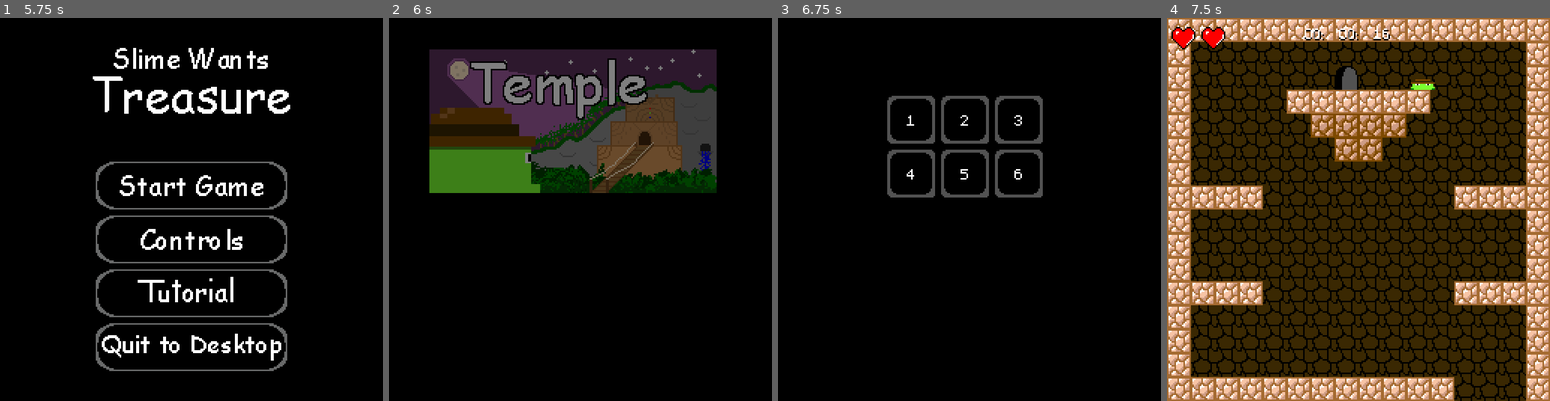
Above: before the commit, frames 1-4 (left to right).
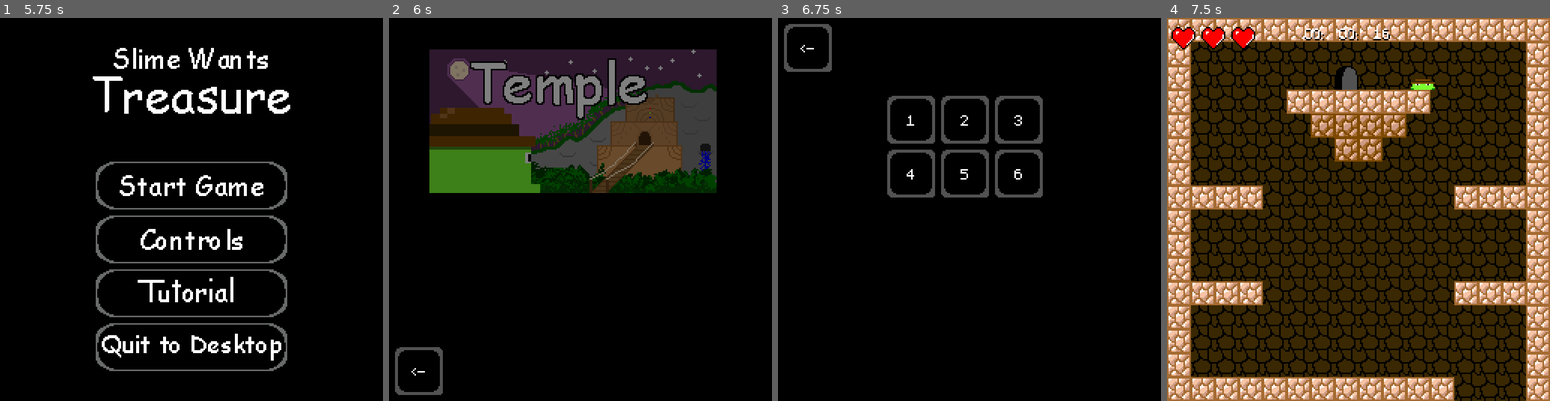
Above: after the commit, the same moments.

Repository: emmetl913/RageJumper
Game: Godot game, scene res://menus/MainMenu.tscn
The game is run twice, just before and just after one commit, with the same random seed, the same clock (stepped at 60 frames per second) and the same inputs. Sound files missing from this copy of the repository are replaced by a short silence.
Inputs (mouse positions are in pixels of both pictures, inside the frame that each line leads up to):
- Up to frame 1 (5.75 s): click (191, 293) at 0.5 s; move the mouse to (275, 190) at 1.27 s; hold D (move_right) 1.28-2.78 s; tap Space (jump) at 1.52, 2.27, 3.77, 4.52 s; move the mouse to (114, 228) at 2.02 s; move the mouse to (229, 125) at 2.77 s; hold A (move_left) 2.78-3.53 s; move the mouse to (172, 286) at 3.52 s; hold D (move_right) 3.53-5 s; move the mouse to (306, 266) at 4.27 s; tap Escape (pause) at 4.9 s; click (191, 270) at 5 s
- Up to frame 2 (6 s): click (580, 186) at 5.75 s
- Up to frame 3 (6.75 s): click (961, 121) at 6.5 s
- Up to frame 4 (7.5 s): click (1301, 121) at 7.25 s

Frame 1 is identical in both runs. In frame 2, 0.4% of the frame differs, in the area x 1-15%, y 85-99%; in frame 3, 0.4%; in frame 4, 0.3%.

Commit message:
AudioPlayer!

Diff:
--- /dev/null
+++ b/AudioPlayer.gd
@@ -0,0 +1,26 @@
+extends AudioStreamPlayer
+
+const title_music = preload("res://assets/sounds/SlimeTitleTheme.wav")
+const level_music = preload("res://assets/sounds/SlimeThemeSlow.wav")
+
+var current_song
+
+func play_music(music: AudioStream, volume = 0.0):
+	if stream == music:
+		return
+
+	stream = music
+	volume_db = volume
+	play()
+
+func play_music_title():
+	play_music(title_music, -9.0)
+	current_song = title_music
+func play_music_level():
+	play_music(level_music, -9.0)
+	current_song = level_music
+
+
+func _on_finished():
+	stream = current_song
+	play()
--- a/WorldSelector.gd
+++ b/WorldSelector.gd
@@ -6,3 +6,6 @@
 
 func _on_world_1_pressed():
 	get_tree().change_scene_to_file("res://menus/temple_level_select.tscn")
+
+func _on_mainmenubutton_pressed():
+	get_tree().change_scene_to_file("res://menus/MainMenu.tscn")
--- /dev/null
+++ b/audio/audio_player.tscn
@@ -0,0 +1,8 @@
+[gd_scene load_steps=2 format=3 uid="uid://bealkmv1ysthv"]
+
+[ext_resource type="Script" path="res://AudioPlayer.gd" id="1_mv06y"]
+
+[node name="AudioPlayer" type="AudioStreamPlayer"]
+script = ExtResource("1_mv06y")
+
+[connection signal="finished" from="." to="." method="_on_finished"]
--- a/besttime.gd
+++ b/besttime.gd
@@ -2,9 +2,11 @@
 
 var save_path = "user://variable.save"
 
-@export var bestmin = [0,0,0,0,0,0]
-@export var bestsec = [0,0,0,0,0,0]
-@export var bestmsec = [0,0,0,0,0,0]
+
+#index 0 is the tutorial
+@export var bestmin = [0,0,0,0,0,0,0]
+@export var bestsec = [0,0,0,0,0,0,0]
+@export var bestmsec = [0,0,0,0,0,0,0]
 
 const LEVEL_COUNT = 6
 
@@ -17,7 +19,7 @@
 	print("loaded data")
 func save(lvlindex :int, minutes: int, seconds:int, msec :int):
 	var file = FileAccess.open(save_path, FileAccess.WRITE)
-	print(minutes, " sec ", seconds, "ms ", msec)
+	print("mins: ", minutes,  " sec: ", seconds, " ms: ", msec)
 	bestmin[lvlindex] = minutes
 	bestsec[lvlindex] = seconds
 	bestmsec[lvlindex] = msec
@@ -25,7 +27,6 @@
 		file.store_var(bestmin[i])
 		file.store_var(bestsec[i])
 		file.store_var(bestmsec[i])
-
 	file.close()
 
 func load_data():
@@ -41,7 +42,7 @@
 	if FileAccess.file_exists(save_path):
 		var file = FileAccess.open(save_path, FileAccess.READ)
 		for i in range(LEVEL_COUNT):
-			print("Level", i+1, ":", file.get_var(), "min", file.get_var(), "sec", file.get_var(), "msec")
+			print("Level", i, ":", file.get_var(), "min", file.get_var(), "sec", file.get_var(), "msec")
 		file.close()
 	else:
 		print("Save file does not exist")
--- a/menus/MainMenu.gd
+++ b/menus/MainMenu.gd
@@ -3,6 +3,7 @@
 
 func _ready():
 	get_tree().paused = false
+	AudioPlayer.play_music_title()
 
 func _on_quit_button_pressed():
 	get_tree().quit()
@@ -20,3 +21,15 @@
 
 func _on_tutorial_pressed():
 	get_tree().change_scene_to_file("res://worlds/tutorial.tscn")
+
+
+func _on_title_theme_finished():
+	$TitleTheme.play()
+
+
+func _on_tutorial_mouse_entered():
+	$Currentbesttime.text = "Tutorial Best Time: %02d:" % Besttime.bestmin[0] + "%02d:" % Besttime.bestsec[0] + "%02d" % Besttime.bestmsec[0]
+
+
+func _on_tutorial_mouse_exited():
+	$Currentbesttime.text = ""
--- a/menus/MainMenu.tscn
+++ b/menus/MainMenu.tscn
@@ -10,7 +10,6 @@
 [ext_resource type="Texture2D" uid="uid://bjjcu87w0vnv0" path="res://assets/title.png" id="6_4dawo"]
 [ext_resource type="Texture2D" uid="uid://djrmga1aewu5w" path="res://assets/tutorialbutton.png" id="6_s5nal"]
 [ext_resource type="Texture2D" uid="uid://i3s3a2goyg8t" path="res://assets/tutorialbuttonhover.png" id="7_oxn0l"]
-[ext_resource type="AudioStream" uid="uid://c5dveal80v261" path="res://assets/sounds/SlimeTitleTheme.wav" id="11_x88aa"]
 
 [sub_resource type="Gradient" id="Gradient_syuc7"]
 offsets = PackedFloat32Array(0.980519, 1)
@@ -18,6 +17,8 @@
 [sub_resource type="GradientTexture2D" id="GradientTexture2D_mb7io"]
 gradient = SubResource("Gradient_syuc7")
 fill_from = Vector2(1, 0)
+
+[sub_resource type="LabelSettings" id="LabelSettings_48215"]
 
 [node name="MainMenu" type="Control"]
 layout_mode = 3
@@ -74,12 +75,17 @@
 texture = ExtResource("6_4dawo")
 stretch_mode = 3
 
-[node name="TitleTheme" type="AudioStreamPlayer" parent="."]
-stream = ExtResource("11_x88aa")
-volume_db = -7.0
-autoplay = true
+[node name="Currentbesttime" type="Label" parent="."]
+offset_top = 224.0
+offset_right = 256.0
+offset_bottom = 256.0
+label_settings = SubResource("LabelSettings_48215")
+vertical_alignment = 2
+autowrap_mode = 3
 
 [connection signal="pressed" from="VBoxContainer/StartGame" to="." method="_on_start_game_pressed"]
 [connection signal="pressed" from="VBoxContainer/ControlButton" to="." method="_on_control_button_pressed"]
+[connection signal="mouse_entered" from="VBoxContainer/Tutorial" to="." method="_on_tutorial_mouse_entered"]
+[connection signal="mouse_exited" from="VBoxContainer/Tutorial" to="." method="_on_tutorial_mouse_exited"]
 [connection signal="pressed" from="VBoxContainer/Tutorial" to="." method="_on_tutorial_pressed"]
 [connection signal="pressed" from="VBoxContainer/QuitButton" to="." method="_on_quit_button_pressed"]
--- a/menus/temple_level_select.gd
+++ b/menus/temple_level_select.gd
@@ -19,8 +19,7 @@
 		$levelerror.text = "Sorry, level 1-1 has not been implemented yet"
 
 func _on_button_one_mouse_entered():
-
-	$Currentbesttime.text = "1-1 Best Time: %02d:" % Besttime.bestmin[0] + "%02d:" % Besttime.bestsec[0] + "%02d" % Besttime.bestmsec[0]
+	$Currentbesttime.text = "1-1 Best Time: %02d:" % Besttime.bestmin[1] + "%02d:" % Besttime.bestsec[1] + "%02d" % Besttime.bestmsec[1]
 
 func _on_button_two_pressed():
 	if ResourceLoader.exists("res://worlds/level_1-2.tscn"):
@@ -30,7 +29,7 @@
 
 func _on_button_two_mouse_entered():
 
-	$Currentbesttime.text = "1-2 Best Time: %02d:" % Besttime.bestmin[1] + "%02d:" % Besttime.bestsec[1] + "%02d" % Besttime.bestmsec[1]
+	$Currentbesttime.text = "1-2 Best Time: %02d:" % Besttime.bestmin[2] + "%02d:" % Besttime.bestsec[2] + "%02d" % Besttime.bestmsec[2]
 
 
 func _on_button_three_pressed():
@@ -40,7 +39,7 @@
 		$levelerror.text = "Sorry, level 1-3 has not been implemented yet"
 
 func _on_button_three_mouse_entered():
-	$Currentbesttime.text = "1-3 Best Time: %02d:" % Besttime.bestmin[2] + "%02d:" % Besttime.bestsec[2] + "%02d" % Besttime.bestmsec[2]
+	$Currentbesttime.text = "1-3 Best Time: %02d:" % Besttime.bestmin[3] + "%02d:" % Besttime.bestsec[3] + "%02d" % Besttime.bestmsec[3]
 
 
 func _on_button_four_pressed():
@@ -62,3 +61,11 @@
 		get_tree().change_scene_to_file("res://worlds/level_1-6.tscn")
 	else:
 		$levelerror.text = "Sorry, level 1-6 has not been implemented yet"
+
+
+
+
+
+
+func _on_back_button_button_down():
+	get_tree().change_scene_to_file("res://world_selector.tscn")
--- a/menus/temple_level_select.tscn
+++ b/menus/temple_level_select.tscn
@@ -133,6 +133,22 @@
 vertical_alignment = 2
 autowrap_mode = 3
 
+[node name="BackButton" type="PanelContainer" parent="."]
+offset_left = 4.0
+offset_top = 4.0
+offset_right = 36.0
+offset_bottom = 36.0
+
+[node name="back_button" type="TextureButton" parent="BackButton"]
+layout_mode = 2
+texture_normal = ExtResource("1_n52kp")
+texture_hover = ExtResource("2_crh4o")
+
+[node name="Label" type="Label" parent="BackButton"]
+layout_mode = 2
+text = "<-"
+horizontal_alignment = 1
+
 [connection signal="mouse_entered" from="GridContainer/Button 1-1/button_one" to="." method="_on_button_one_mouse_entered"]
 [connection signal="pressed" from="GridContainer/Button 1-1/button_one" to="." method="_on_button_one_pressed"]
 [connection signal="mouse_entered" from="GridContainer/Button 1-2/button_two" to="." method="_on_button_two_mouse_entered"]
@@ -142,3 +158,4 @@
 [connection signal="pressed" from="GridContainer/Button 1-4/button_four" to="." method="_on_button_four_pressed"]
 [connection signal="pressed" from="GridContainer/Button 1-5/button_five" to="." method="_on_button_five_pressed"]
 [connection signal="pressed" from="GridContainer/Button 1-6/button_six" to="." method="_on_button_six_pressed"]
+[connection signal="button_down" from="BackButton/back_button" to="." method="_on_back_button_button_down"]
--- a/player/Player.tscn
+++ b/player/Player.tscn
@@ -11,7 +11,6 @@
 [ext_resource type="PackedScene" uid="uid://dg0ixh1pbxy1f" path="res://player/deathshader.tscn" id="7_uain0"]
 [ext_resource type="AudioStream" uid="uid://bss71v0kaqp0p" path="res://assets/sounds/slimeplop2.wav" id="9_f6xry"]
 [ext_resource type="AudioStream" uid="uid://b8b3qt52w0k46" path="res://assets/sounds/slimejump.wav" id="10_jcywi"]
-[ext_resource type="AudioStream" uid="uid://6q60kmwq7kh6" path="res://assets/sounds/SlimeThemeSlow.wav" id="12_8vms4"]
 
 [sub_resource type="RectangleShape2D" id="RectangleShape2D_30yh4"]
 size = Vector2(14.203, 22.258)
@@ -227,11 +226,6 @@
 speed_scale = 0.1
 collision_base_size = 4.66
 
-[node name="MusicPlayer" type="AudioStreamPlayer" parent="."]
-stream = ExtResource("12_8vms4")
-volume_db = -7.0
-
 [connection signal="timeout" from="HurtCooldown" to="." method="_on_hurt_cooldown_timeout"]
 [connection signal="timeout" from="DeathTimer" to="." method="_on_death_timer_timeout"]
 [connection signal="timeout" from="CoyoteTimer" to="." method="_on_coyote_timer_timeout"]
-[connection signal="finished" from="MusicPlayer" to="." method="_on_music_player_finished"]
--- a/player/PlayerMovement.gd
+++ b/player/PlayerMovement.gd
@@ -28,7 +28,7 @@
 var rng = RandomNumberGenerator.new()
 
 func _ready():
-	$MusicPlayer.play()
+	AudioPlayer.play_music_level()
 
 func _physics_process(delta):
 	velocity.y += gravity * delta
--- a/project.godot
+++ b/project.godot
@@ -18,6 +18,7 @@
 [autoload]
 
 Besttime="*res://besttime.gd"
+AudioPlayer="*res://audio/audio_player.tscn"
 
 [display]
 
--- a/world_selector.tscn
+++ b/world_selector.tscn
@@ -1,8 +1,10 @@
-[gd_scene load_steps=6 format=3 uid="uid://ops8hceto2s0"]
+[gd_scene load_steps=8 format=3 uid="uid://ops8hceto2s0"]
 
 [ext_resource type="Script" path="res://WorldSelector.gd" id="1_mogi2"]
 [ext_resource type="Texture2D" uid="uid://b26vh84yx1esx" path="res://worlds/worldonetitlecard.png" id="2_8ul6q"]
 [ext_resource type="Texture2D" uid="uid://bwoprdnx4mwa4" path="res://worlds/worldonetitlecardhover.png" id="3_uwh4h"]
+[ext_resource type="Texture2D" uid="uid://b81a60262iyhb" path="res://assets/levelbutton.png" id="4_1tenb"]
+[ext_resource type="Texture2D" uid="uid://cmm1e8ah7lpqa" path="res://assets/levelbuttonhover.png" id="5_q4a4s"]
 
 [sub_resource type="Gradient" id="Gradient_kyoey"]
 offsets = PackedFloat32Array(0.980519, 1)
@@ -38,4 +40,24 @@
 texture_normal = ExtResource("2_8ul6q")
 texture_hover = ExtResource("3_uwh4h")
 
+[node name="MainMenuButton" type="PanelContainer" parent="."]
+offset_left = 4.0
+offset_top = 220.0
+offset_right = 36.0
+offset_bottom = 252.0
+
+[node name="mainmenubutton" type="TextureButton" parent="MainMenuButton"]
+texture_filter = 1
+layout_mode = 2
+texture_normal = ExtResource("4_1tenb")
+texture_hover = ExtResource("5_q4a4s")
+
+[node name="Label" type="Label" parent="MainMenuButton"]
+texture_filter = 1
+layout_mode = 2
+text = "<-"
+horizontal_alignment = 1
+
 [connection signal="pressed" from="WorldContainer/World1" to="." method="_on_world_1_pressed"]
+[connection signal="button_down" from="MainMenuButton/mainmenubutton" to="." method="_on_button_one_button_down"]
+[connection signal="pressed" from="MainMenuButton/mainmenubutton" to="." method="_on_mainmenubutton_pressed"]
--- a/worlds/level_1-1.gd
+++ b/worlds/level_1-1.gd
@@ -30,19 +30,15 @@
 		player_has_gem = true
 		$DoorNode.has_gem = true
 		if $DoorNode.leaving == true:
-				if minutes <= Besttime.bestmin[timesave_index] or Besttime.bestmin[timesave_index] == 0:
-					if seconds < Besttime.bestsec[timesave_index] or Besttime.bestsec[timesave_index] == 0:
+				if minutes <= Besttime.bestmin[timesave_index]:
+					Besttime.bestmin[timesave_index] = minutes
+					if seconds <= Besttime.bestsec[timesave_index]:
 						Besttime.bestsec[timesave_index] = seconds
-						Besttime.bestmin[timesave_index] = minutes
-						Besttime.bestmsec[timesave_index] = msec
-					if seconds == Besttime.bestsec[timesave_index]:
-						if msec < Besttime.bestmsec[timesave_index] or Besttime.bestmsec[timesave_index] == 0:
-								Besttime.bestsec[timesave_index] = seconds
-								Besttime.bestmin[timesave_index] = minutes
+						if msec <= Besttime.bestmsec[timesave_index]:
 								Besttime.bestmsec[timesave_index] = msec
 				print("Current Run: Best min: ", minutes, " Best sec: ", seconds, " Best msec: ", msec)
+				Besttime.save(timesave_index, Besttime.bestmin[timesave_index], Besttime.bestsec[timesave_index], Besttime.bestmsec[timesave_index])
 				print("New: Best min: ", Besttime.bestmin[timesave_index], " Best sec: ", Besttime.bestsec[timesave_index], " Best msec: ", Besttime.bestmsec[timesave_index])
-				Besttime.save(timesave_index, minutes, seconds, msec)
 				get_tree().change_scene_to_file("res://menus/MainMenu.tscn")
 
 	time += delta
--- a/worlds/level_1-1.tscn
+++ b/worlds/level_1-1.tscn
@@ -42,7 +42,7 @@
 0:0/0/physics_layer_0/linear_velocity = Vector2(0, 0)
 0:0/0/physics_layer_0/angular_velocity = 0.0
 0:0/0/physics_layer_0/polygon_0/points = PackedVector2Array(-7, 8, -6.125, 3.5, 6, 3.5, 6.375, 8)
-0:0/0/physics_layer_0/polygon_1/points = PackedVector2Array(-1, -8, -2.875, 3.5, 2.875, 3.75, 0.875, -8)
+0:0/0/physics_layer_0/polygon_1/points = PackedVector2Array(-1, -6.5, -0.9375, 3.75, 0.9375, 3.6875, 1, -6.5)
 
 [sub_resource type="TileSet" id="TileSet_denni"]
 physics_layer_0/collision_layer = 1
@@ -50,6 +50,7 @@
 
 [node name="level 1-1" type="Node2D"]
 script = ExtResource("1_5br5x")
+timesave_index = 1
 
 [node name="Img1100483739709739420" type="Sprite2D" parent="."]
 texture_filter = 1
@@ -83,6 +84,7 @@
 [node name="Player" parent="." instance=ExtResource("7_ajslp")]
 process_mode = 1
 position = Vector2(171, 29)
+health = 6
 jump_scaler = 1000
 jump_max_speed = -600
 gravity = 1500
@@ -150,7 +152,6 @@
 texture = ExtResource("15_f5x57")
 
 [node name="health3" type="TextureRect" parent="Camera2D/UI/Health"]
-visible = false
 layout_mode = 2
 texture = ExtResource("15_f5x57")
 
--- a/worlds/level_1-2.tscn
+++ b/worlds/level_1-2.tscn
@@ -51,7 +51,7 @@
 
 [node name="level1-2" type="Node2D"]
 script = ExtResource("1_al5b3")
-timesave_index = 1
+timesave_index = 2
 
 [node name="Img1100483739709739420" type="Sprite2D" parent="."]
 texture_filter = 1
--- a/worlds/level_1-3.tscn
+++ b/worlds/level_1-3.tscn
@@ -51,7 +51,7 @@
 
 [node name="level1-3" type="Node2D"]
 script = ExtResource("1_3wpib")
-timesave_index = 2
+timesave_index = 3
 
 [node name="Img1100483739709739420" type="Sprite2D" parent="."]
 texture_filter = 1
@@ -66,7 +66,7 @@
 layer_0/name = "Background"
 layer_0/tile_data = PackedInt32Array(1638405, 196609, 0, 1638406, 196609, 0, 1638407, 196609, 0, 1703945, 196609, 0, 18 …(48856 unchanged characters)…
 layer_1/name = "Level"
-layer_1/tile_data = PackedInt32Array(4521984, 1, 0, 4587520, …(5443 unchanged characters)…  0, 3670029, 65537, 0, 3407886, 65537, 0)
+layer_1/tile_data = PackedInt32Array(4521984, 1, 0, 4587520, …(5443 unchanged characters)…  0, 3670029, 65537, 0, 3407886, 65537, 0, 2097164, 65537, 0, 2097155, 65537, 0, 2162693, 65537, 0, 2162698, 65537, 0, 2228231, 65537, 0, 2228232, 65537, 0, 2228230, 65537, 0, 2228233, 65537, 0, 2293768, 65537, 0, 2293767, 65537, 0)
 layer_2/name = "Spikes"
 layer_2/tile_data = PackedInt32Array()
 
Not shown: 1 places in player/Player.tscn that only renumber resources
